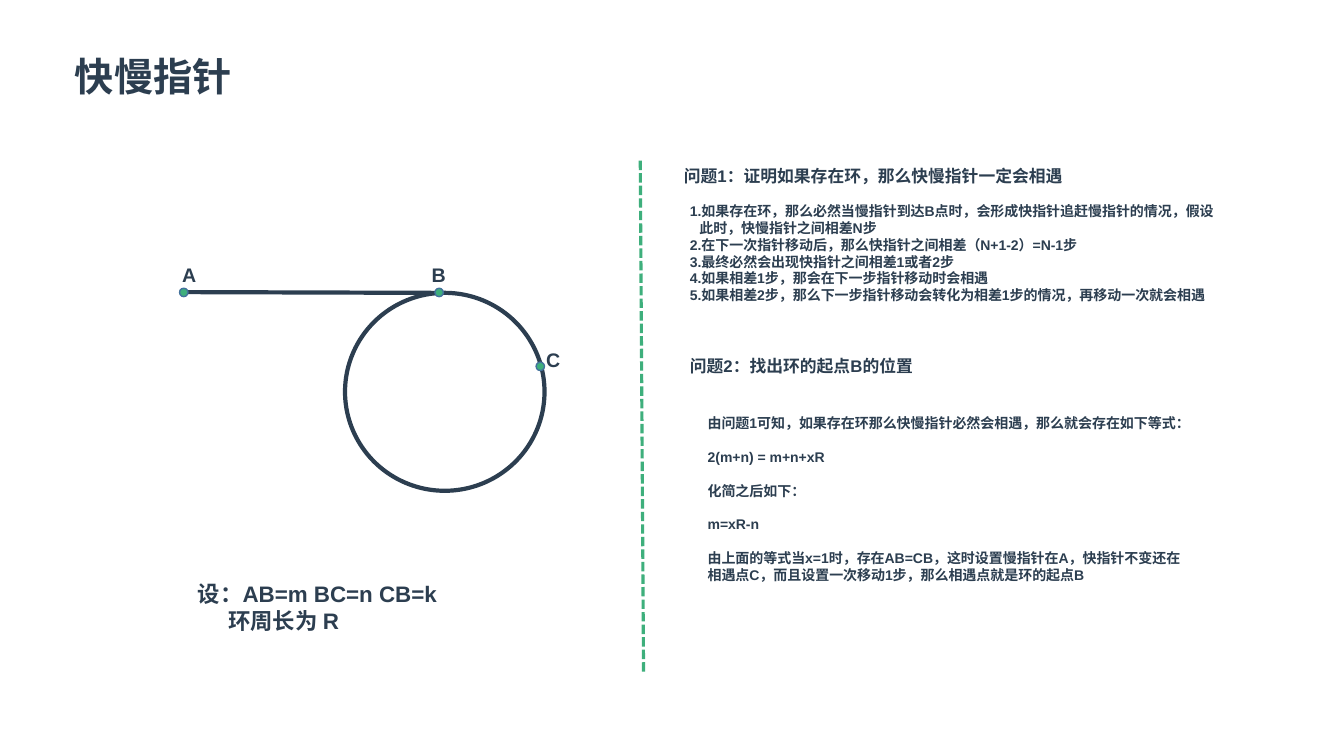
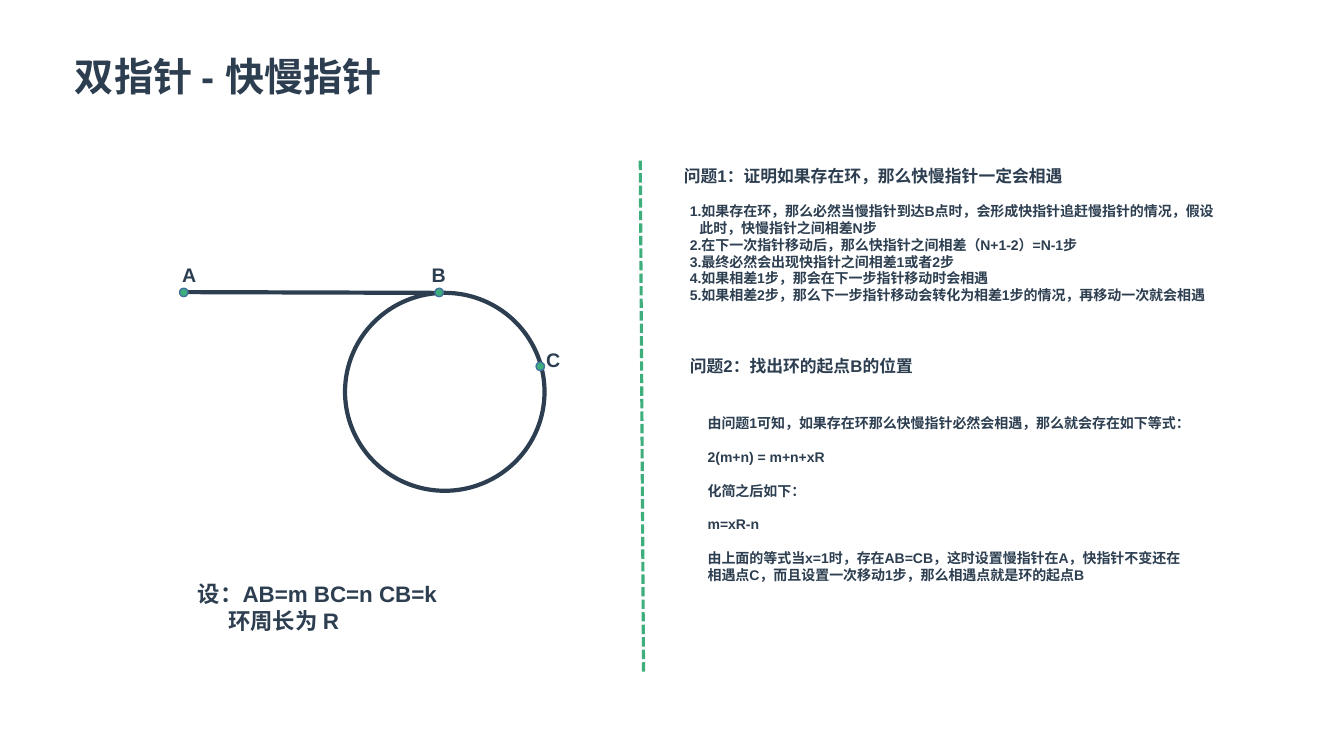
Before and after one commit to zaiqiang-dong/zaiqiang, a slide deck: slide 7 of picture/datastruct/datastruct.pptx. Drawn at 1344x756 pixels with LibreOffice and Linux fonts; fonts in the diff are those of the drawing. Boxes give left, top, right and bottom in pixels: in the first picture for what was removed or moved away, otherwise in the second. Text is boxed around its words. In the diff, an @@ line names an element or a change of style, - is before the commit and + after.

```diff
--- a/picture/datastruct/datastruct.pptx
+++ b/picture/datastruct/datastruct.pptx
@@ text at (75, 57, 382, 95): text changed @@
-快慢指针
+双指针 - 快慢指针
```
Also in this commit, not shown: 1 other slide changed, 2 slides added, 9 other files.
